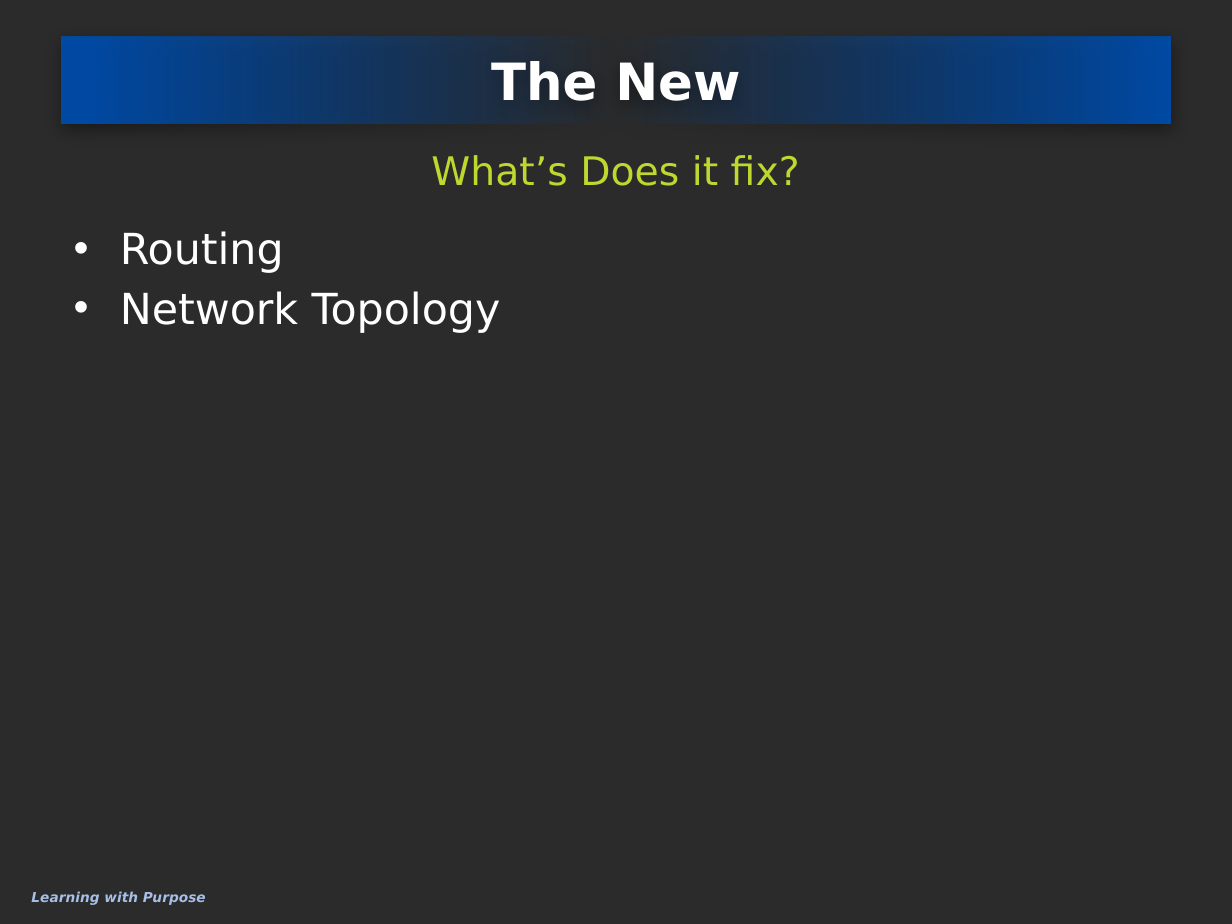
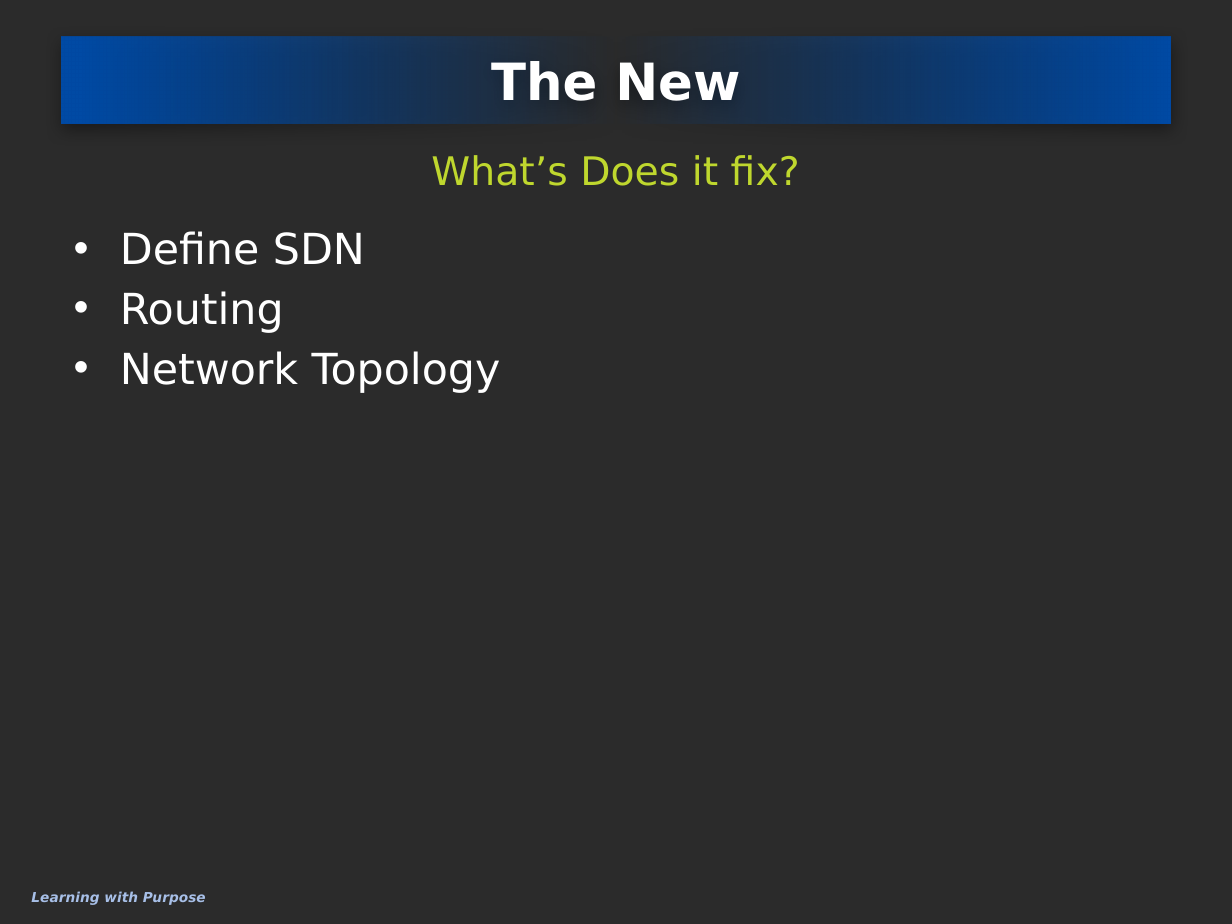
Before and after one commit to eliedaou/networkDesign, a slide deck: slide 7 of survey topic/SDNOpenFlow.pptx. Drawn at 1232x924 pixels with LibreOffice and Linux fonts; fonts in the diff are those of the drawing; background and template pictures are left out; a plain dark background stands for a picture behind light text. Boxes give left, top, right and bottom in pixels: in the first picture for what was removed or moved away, otherwise in the second. Text is boxed around its words. In the diff, an @@ line names an element or a change of style, - is before the commit and + after.

Commit message:
specified where SDN and OpenFlow are defined

```diff
--- a/survey topic/SDNOpenFlow.pptx
+++ b/survey topic/SDNOpenFlow.pptx
@@ text at (120, 231, 365, 265): paragraph added @@
+• Define SDN
```
Also in this commit, not shown: 1 other slide changed.
